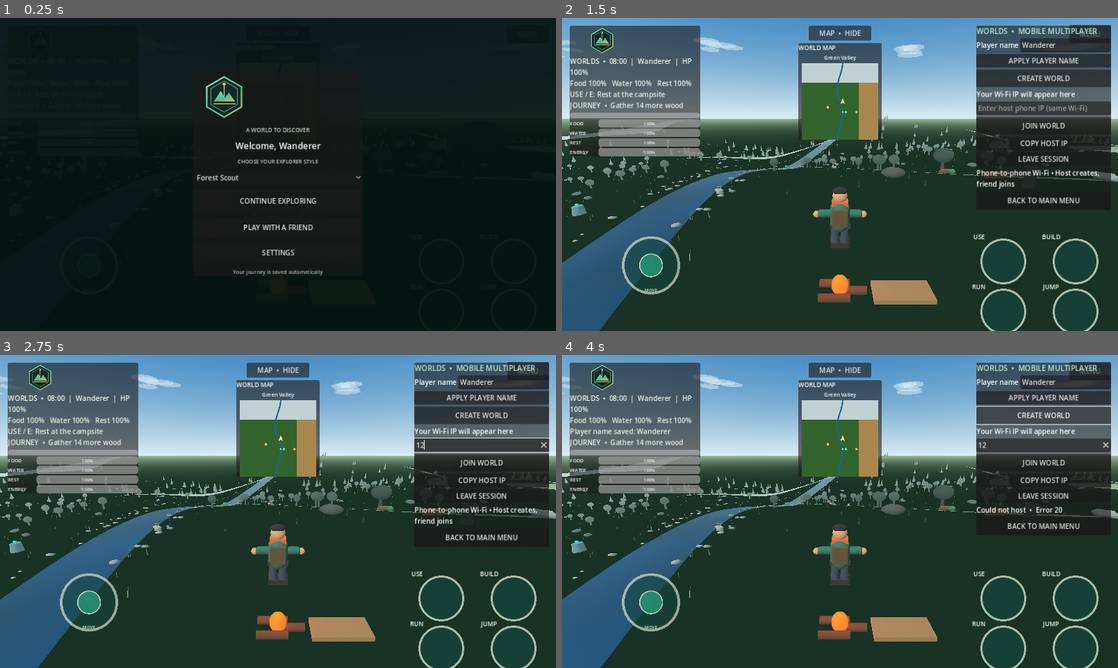
Above: before the commit, frames 1-4 (two rows, left to right).
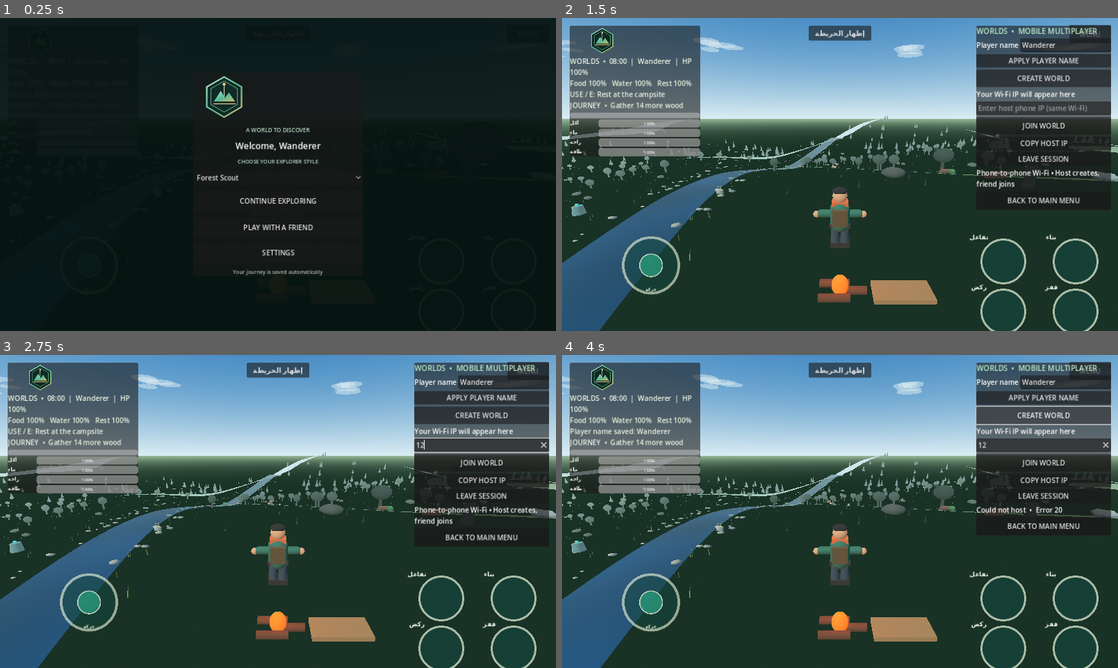
Above: after the commit, the same moments.

Repository: loayh523-lab/WORLDS
Game: Godot game, scene res://scenes/main.tscn
Two runs of this game, one before a commit and one after it. Both use one fixed random seed, a clock stepped at 60 frames per second and the inputs below.
Inputs (mouse positions are in pixels of both pictures, inside the frame that each line leads up to):
- Up to frame 1 (0.25 s): no input
- Up to frame 2 (1.5 s): click "MAP • HIDE" (after the commit: "إظهار الخريطة") at 0.5 s; click "PLAY WITH A FRIEND" at 1.25 s
- Up to frame 3 (2.75 s): click (483, 445) at 2.02 s; type "12" at 2.1 s
- Up to frame 4 (4 s): click "APPLY PLAYER NAME" at 2.75 s; click "CREATE WORLD" at 3.5 s

The runs differ from the first frame. In frame 2, 4.9% of the frame differs, in the area x 1-90%, y 3-88%; in frame 3, 4.9%; in frame 4, 4.9%.

Commit message:
Fix Android multitouch routing and clarify mobile controls

Diff:
--- a/scripts/main.gd
+++ b/scripts/main.gd
@@ -106,6 +106,8 @@
 var joystick_center := Vector2.ZERO
 var joystick_vector := Vector2.ZERO
 var joystick_touch_index := -1
+var camera_touch_index := -1
+var touch_action_indices: Dictionary = {}
 var camera_sensitivity := CAMERA_DRAG_SENSITIVITY
 var camera_distance := 7.0
 var camera_fov := 70.0
@@ -954,10 +956,10 @@
     health_bar.show_percentage = false
     health_bar.custom_minimum_size.y = 12.0
     hud_column.add_child(health_bar)
-    survival_bars["food"] = _create_survival_bar(hud_column, "FOOD", hunger)
-    survival_bars["water"] = _create_survival_bar(hud_column, "WATER", thirst)
-    survival_bars["rest"] = _create_survival_bar(hud_column, "REST", rest)
-    survival_bars["energy"] = _create_survival_bar(hud_column, "ENERGY", stamina)
+    survival_bars["food"] = _create_survival_bar(hud_column, "أكل", hunger)
+    survival_bars["water"] = _create_survival_bar(hud_column, "ماء", thirst)
+    survival_bars["rest"] = _create_survival_bar(hud_column, "راحة", rest)
+    survival_bars["energy"] = _create_survival_bar(hud_column, "طاقة", stamina)
 
     mobile_controls = Control.new()
     mobile_controls.name = "TouchLabels"
@@ -973,10 +975,10 @@
     pressed_touch_texture = _make_touch_texture(Color(0.16, 0.58, 0.46, 0.94))
     var screen_size := get_viewport().get_visible_rect().size
     _create_virtual_joystick(screen_size)
-    _add_control_button("USE", Vector2(screen_size.x * 0.75, screen_size.y * 0.70), "interact", true)
-    _add_control_button("BUILD", Vector2(screen_size.x * 0.88, screen_size.y * 0.70), "build", true)
-    _add_control_button("RUN", Vector2(screen_size.x * 0.75, screen_size.y * 0.86), "run", true)
-    _add_control_button("JUMP", Vector2(screen_size.x * 0.88, screen_size.y * 0.86), "jump", true)
+    _add_control_button("تفاعل", Vector2(screen_size.x * 0.75, screen_size.y * 0.70), "interact", true)
+    _add_control_button("بناء", Vector2(screen_size.x * 0.88, screen_size.y * 0.70), "build", true)
+    _add_control_button("ركض", Vector2(screen_size.x * 0.75, screen_size.y * 0.86), "run", true)
+    _add_control_button("قفز", Vector2(screen_size.x * 0.88, screen_size.y * 0.86), "jump", true)
 
     var menu_button := Button.new()
     menu_button.name = "OpenMainMenu"
@@ -1168,7 +1170,7 @@
 
     var movement_caption := Label.new()
     movement_caption.name = "MovementCaption"
-    movement_caption.text = "MOVE"
+    movement_caption.text = "حركة"
     movement_caption.position = joystick_center + Vector2(-38.0, 45.0)
     movement_caption.size = Vector2(76.0, 18.0)
     movement_caption.horizontal_alignment = HORIZONTAL_ALIGNMENT_CENTER
@@ -1213,9 +1215,7 @@
     button.shape = hit_shape
     button.texture_normal = normal_touch_texture
     button.texture_pressed = pressed_touch_texture
-    button.visibility_mode = TouchScreenButton.VISIBILITY_TOUCHSCREEN_ONLY
-    button.pressed.connect(_on_control_pressed.bind(action))
-    button.released.connect(_on_control_released.bind(action))
+    button.visibility_mode = TouchScreenButton.VISIBILITY_ALWAYS
     touch_button_layer.add_child(button)
     action_buttons[action] = button
 
@@ -1247,9 +1247,15 @@
 func _action_button_at(pointer_position: Vector2) -> String:
     for action in action_buttons:
         var button: TouchScreenButton = action_buttons[action]
-        if pointer_position.distance_to(button.position) <= 64.0 * control_scale:
+        if pointer_position.distance_to(button.position) <= 60.0 * control_scale:
             return str(action)
     return ""
+
+func _set_touch_button_visual(action: String, is_pressed: bool) -> void:
+    if not action_buttons.has(action):
+        return
+    var button: TouchScreenButton = action_buttons[action]
+    button.texture_normal = pressed_touch_texture if is_pressed else normal_touch_texture
 
 func _set_control_layout_edit(enabled: bool) -> void:
     control_layout_edit_mode = enabled
@@ -1380,11 +1386,12 @@
 
     minimap_toggle_button = Button.new()
     minimap_toggle_button.name = "ToggleWorldMap"
-    minimap_toggle_button.text = "MAP  •  HIDE"
+    minimap_toggle_button.text = "إظهار الخريطة"
     minimap_toggle_button.position = Vector2(get_viewport().get_visible_rect().size.x * 0.5 - 72.0, 18.0)
     minimap_toggle_button.custom_minimum_size = Vector2(144.0, 34.0)
     minimap_toggle_button.pressed.connect(_toggle_minimap)
     layer.add_child(minimap_toggle_button)
+    minimap_panel.visible = false
     _update_minimap()
 
 func _toggle_minimap() -> void:
@@ -1392,7 +1399,7 @@
         return
     minimap_panel.visible = not minimap_panel.visible
     if minimap_toggle_button:
-        minimap_toggle_button.text = "MAP  •  HIDE" if minimap_panel.visible else "MAP  •  SHOW"
+        minimap_toggle_button.text = "إخفاء الخريطة" if minimap_panel.visible else "إظهار الخريطة"
 
 func _update_minimap() -> void:
     if not player or not minimap_marker:
@@ -1807,9 +1814,9 @@
     elif event is InputEventScreenTouch:
         if control_layout_edit_mode:
             if event.pressed:
-                var action := _action_button_at(event.position)
-                if action != "":
-                    layout_drag_action = action
+                var edit_action := _action_button_at(event.position)
+                if edit_action != "":
+                    layout_drag_action = edit_action
                     layout_touch_index = event.index
                     get_viewport().set_input_as_handled()
             elif event.index == layout_touch_index:
@@ -1817,13 +1824,41 @@
                 layout_touch_index = -1
                 _save_game()
                 get_viewport().set_input_as_handled()
-        elif event.pressed and joystick_touch_index == -1 and event.position.distance_to(joystick_center) <= 82.0:
-            joystick_touch_index = event.index
-            _update_virtual_joystick(event.position)
-            get_viewport().set_input_as_handled()
-        elif not event.pressed and event.index == joystick_touch_index:
-            _reset_virtual_joystick()
-            get_viewport().set_input_as_handled()
+            return
+
+        if event.pressed:
+            if _is_frontend_visible():
+                return
+            if joystick_touch_index == -1 and event.position.distance_to(joystick_center) <= 86.0:
+                joystick_touch_index = event.index
+                _update_virtual_joystick(event.position)
+                get_viewport().set_input_as_handled()
+                return
+
+            var pressed_action := _action_button_at(event.position)
+            if pressed_action != "":
+                touch_action_indices[event.index] = pressed_action
+                _set_touch_button_visual(pressed_action, true)
+                _on_control_pressed(pressed_action)
+                get_viewport().set_input_as_handled()
+                return
+
+            var visible_size := get_viewport().get_visible_rect().size
+            if camera_touch_index == -1 and event.position.x >= visible_size.x * 0.40 and event.position.y < visible_size.y - 185.0:
+                camera_touch_index = event.index
+        else:
+            if event.index == joystick_touch_index:
+                _reset_virtual_joystick()
+                get_viewport().set_input_as_handled()
+            elif touch_action_indices.has(event.index):
+                var released_action := str(touch_action_indices[event.index])
+                touch_action_indices.erase(event.index)
+                _on_control_released(released_action)
+                _set_touch_button_visual(released_action, false)
+                get_viewport().set_input_as_handled()
+            elif event.index == camera_touch_index:
+                camera_touch_index = -1
+                get_viewport().set_input_as_handled()
     elif event is InputEventScreenDrag:
         if control_layout_edit_mode and event.index == layout_touch_index and layout_drag_action != "":
             _move_action_button(layout_drag_action, event.position)
@@ -1831,8 +1866,11 @@
         elif event.index == joystick_touch_index:
             _update_virtual_joystick(event.position)
             get_viewport().set_input_as_handled()
-        else:
+        elif touch_action_indices.has(event.index):
+            get_viewport().set_input_as_handled()
+        elif event.index == camera_touch_index:
             _rotate_camera(event.relative, event.position)
+            get_viewport().set_input_as_handled()
     elif event is InputEventMouseMotion and Input.is_mouse_button_pressed(MOUSE_BUTTON_RIGHT):
         _rotate_camera(event.relative, event.position)
 
